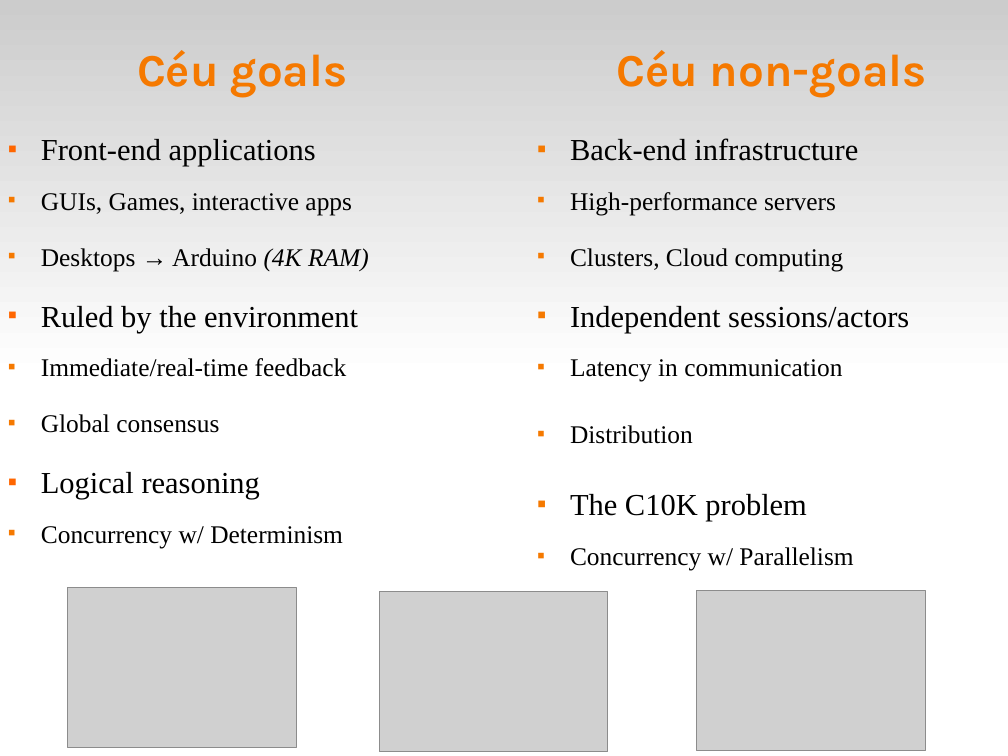
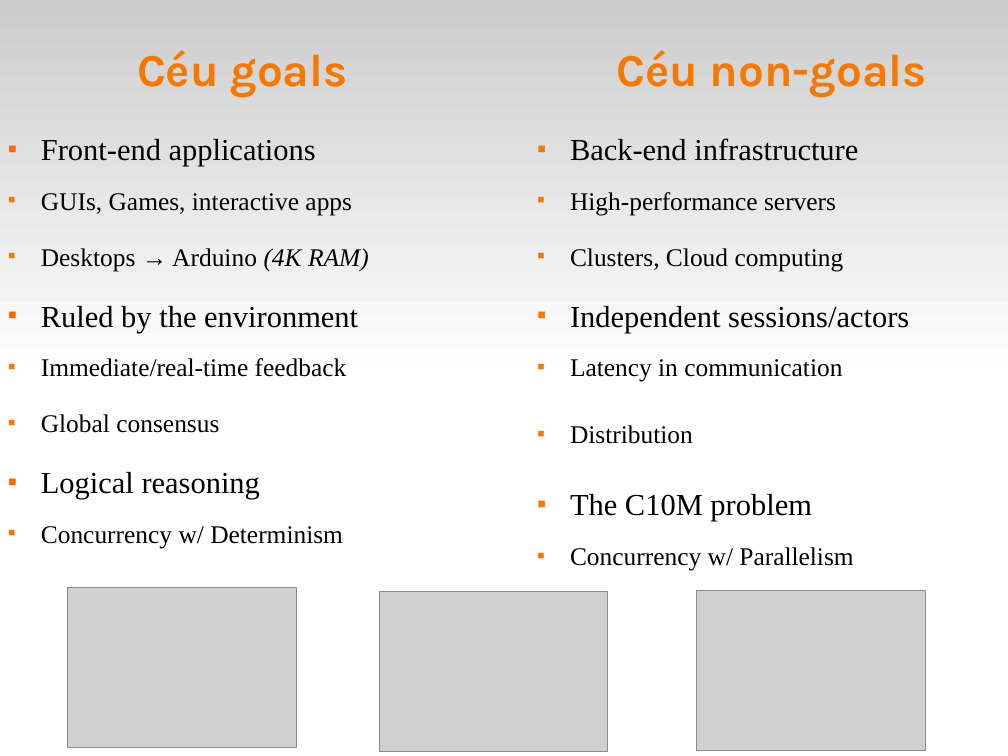
Before and after one commit to fsantanna-no/ceu-docs, a slide deck: slide 2 of ceu_edl.odp. Drawn at 1008x756 pixels with LibreOffice and Linux fonts; fonts in the diff are those of the drawing; grey boxes stand for pictures. Boxes give left, top, right and bottom in pixels: in the first picture for what was removed or moved away, otherwise in the second. Text is boxed around its words. In the diff, an @@ line names an element or a change of style, - is before the commit and + after.

```diff
--- a/ceu_edl.odp
+++ b/ceu_edl.odp
@@ text at [570, 494, 812, 522]: text changed @@
-■ The C10K problem
+■ The C10M problem
```
